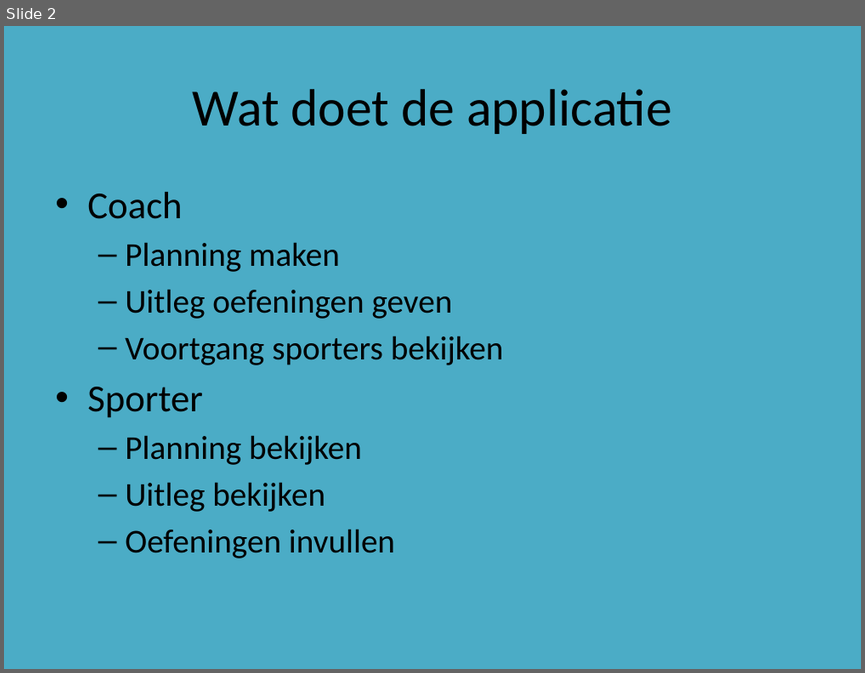
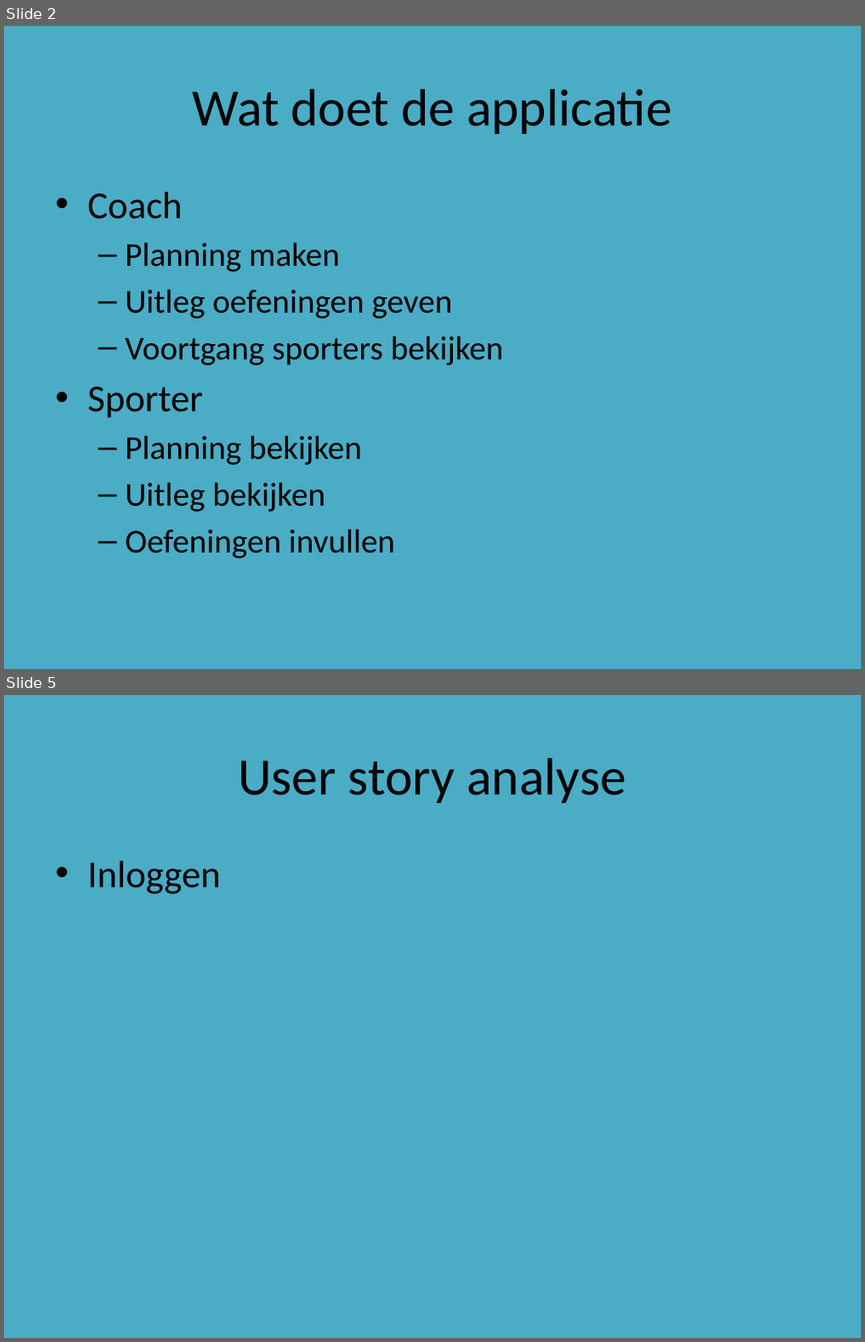
Before and after one commit to DASnoeken/Powerlift_App, a slide deck: Powerlift Powerpoint.pptx. Shown one above the other, each under a label of ours: slide 2 before the commit, slides 2 and 5 after it; the slides between them are not shown. The pictures are 865x673 and 865x1342 pixels, drawn with LibreOffice and Linux fonts; fonts in the diff are those of the drawing. Boxes give left, top, right and bottom in pixels: in the first picture for what was removed or moved away, otherwise in the second. Text is boxed around its words. In the diff, an @@ line names an element or a change of style, - is before the commit and + after.

```diff
--- a/Powerlift Powerpoint.pptx
+++ b/Powerlift Powerpoint.pptx
@@ slide 5 added at (4, 695, 861, 1338), background #4BACC6 @@
@@ title added at (238, 758, 625, 803), 44 pt, text #000000 @@
+User story analyse
@@ text added at (87, 861, 221, 894), 32 pt, text #000000 @@
+• Inloggen
```
Also in this commit, not shown: 3 slides changed, 5 other slides added, 2 slides removed.
